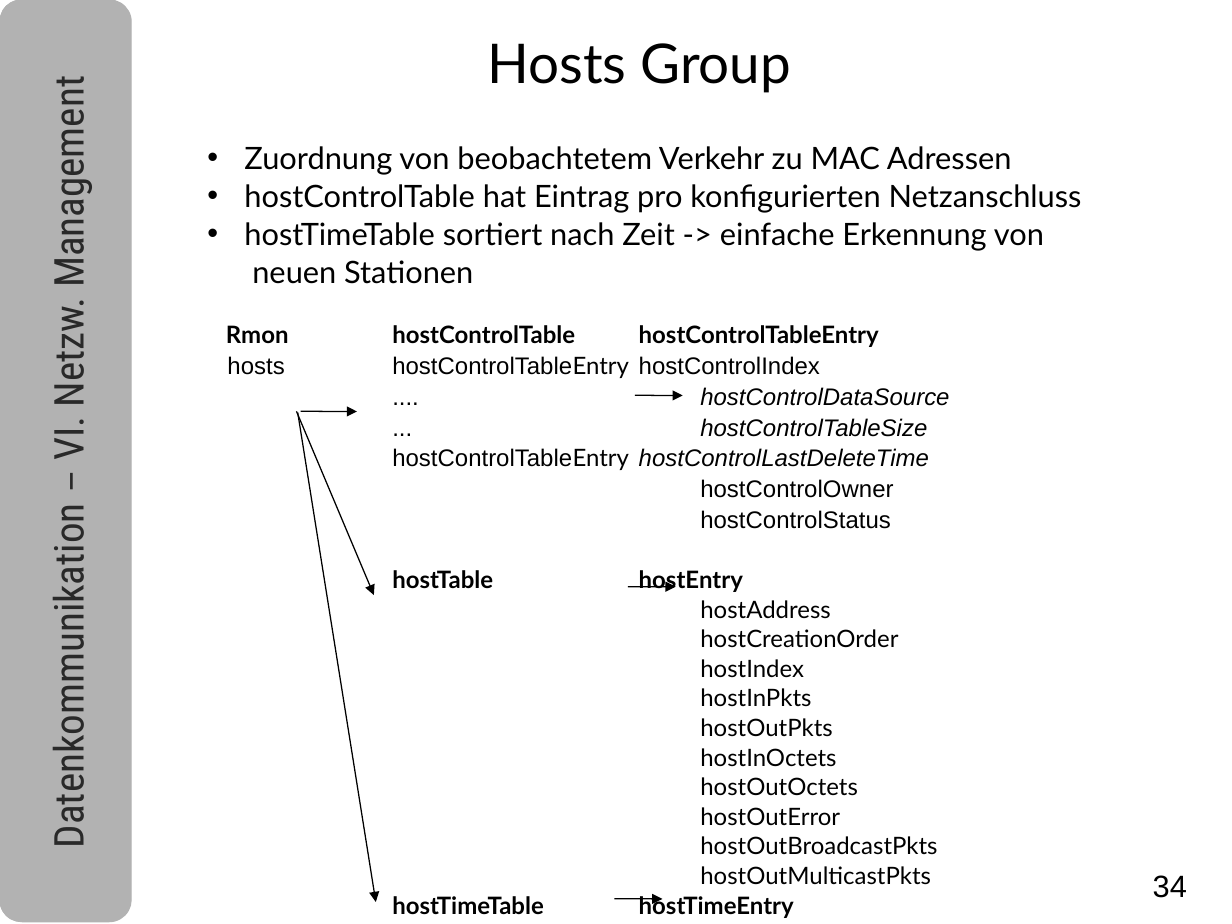
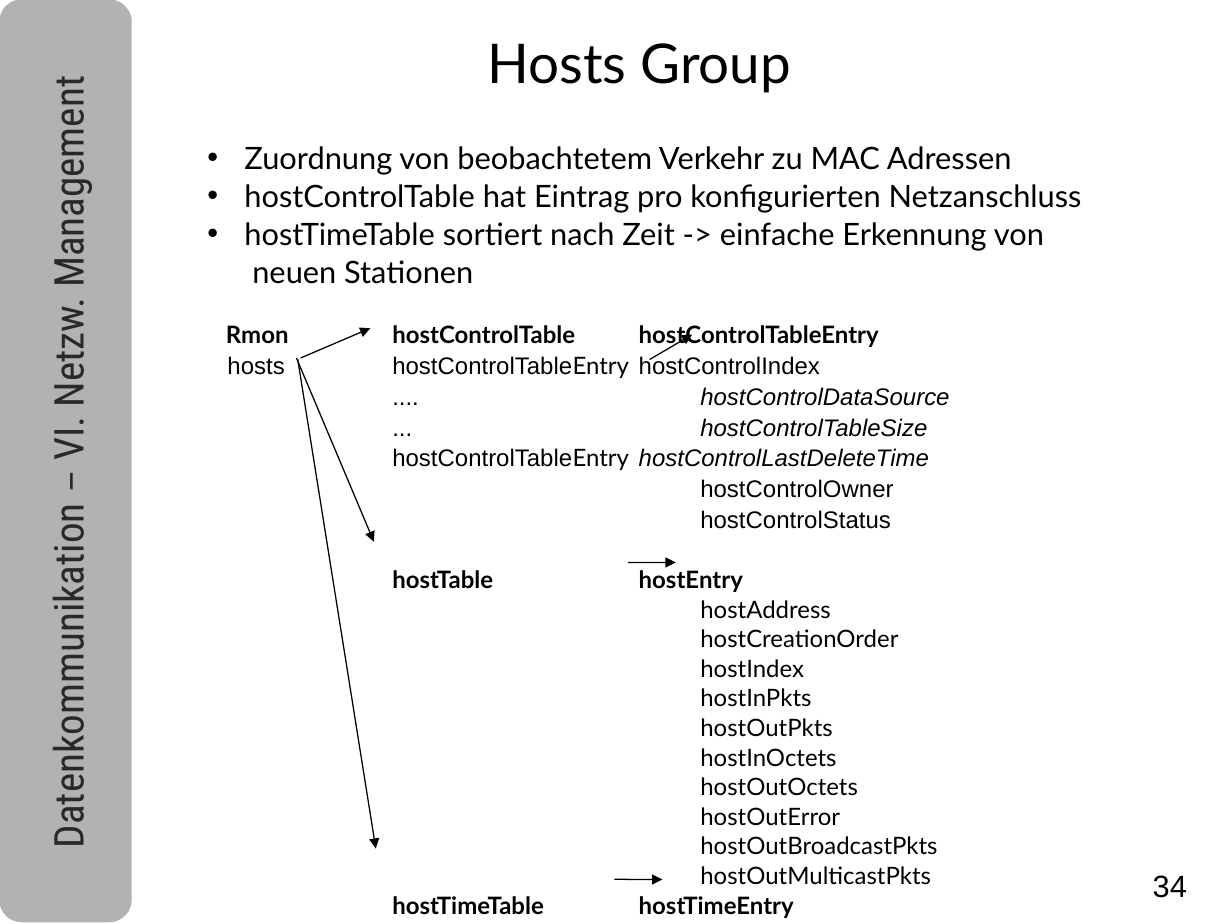
Before and after one commit to tpo/Datenkomm_Skripte, a slide deck: slide 34 of Datenkommunikation_6_Netzwerk_Management_V1.8.odp. Drawn at 1232x924 pixels with LibreOffice and Linux fonts; fonts in the diff are those of the drawing. Boxes give left, top, right and bottom in pixels: in the first picture for what was removed or moved away, otherwise in the second. Text is boxed around its words. In the diff, an @@ line names an element or a change of style, - is before the commit and + after.

```diff
--- a/Datenkommunikation_6_Netzwerk_Management_V1.8.odp
+++ b/Datenkommunikation_6_Netzwerk_Management_V1.8.odp
@@ arrow moved from (301, 411) - (357, 411) to (301, 359) - (371, 328) @@
@@ arrow moved from (297, 411) - (373, 595) to (297, 359) - (373, 542) @@
@@ arrow moved from (634, 395) - (683, 395) to (649, 360) - (692, 335) @@
@@ arrow moved from (298, 413) - (376, 902) to (298, 360) - (376, 849) @@
@@ arrow moved from (628, 586) - (675, 586) to (628, 562) - (675, 562) @@
@@ arrow moved from (615, 898) - (663, 899) to (615, 880) - (663, 880) @@
```
Also in this commit, not shown: 13 other slides changed, 4 slides added.
